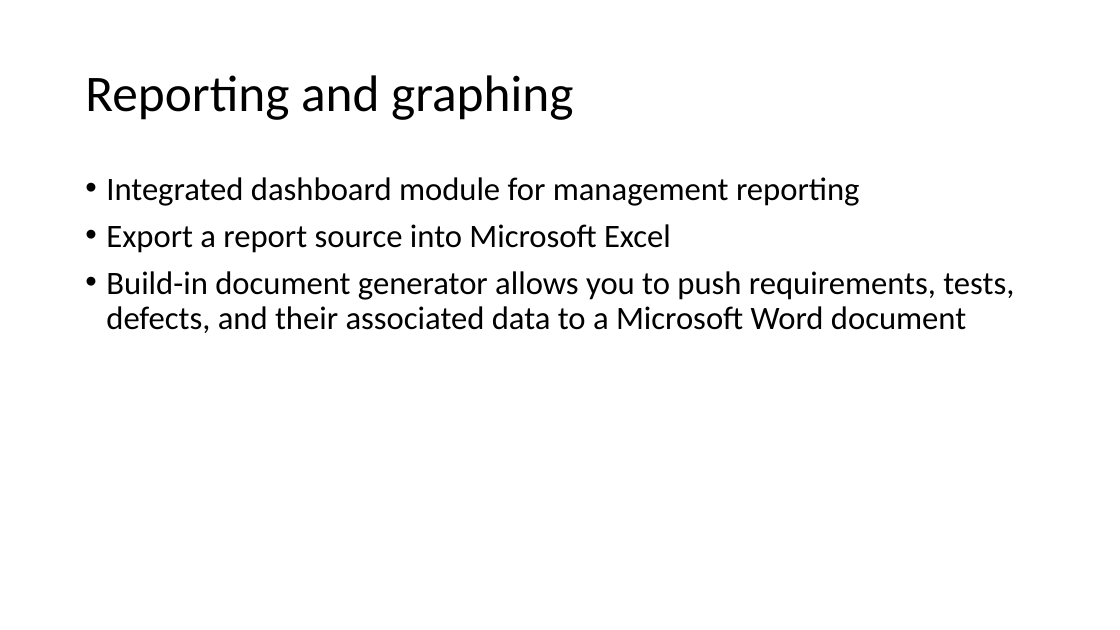
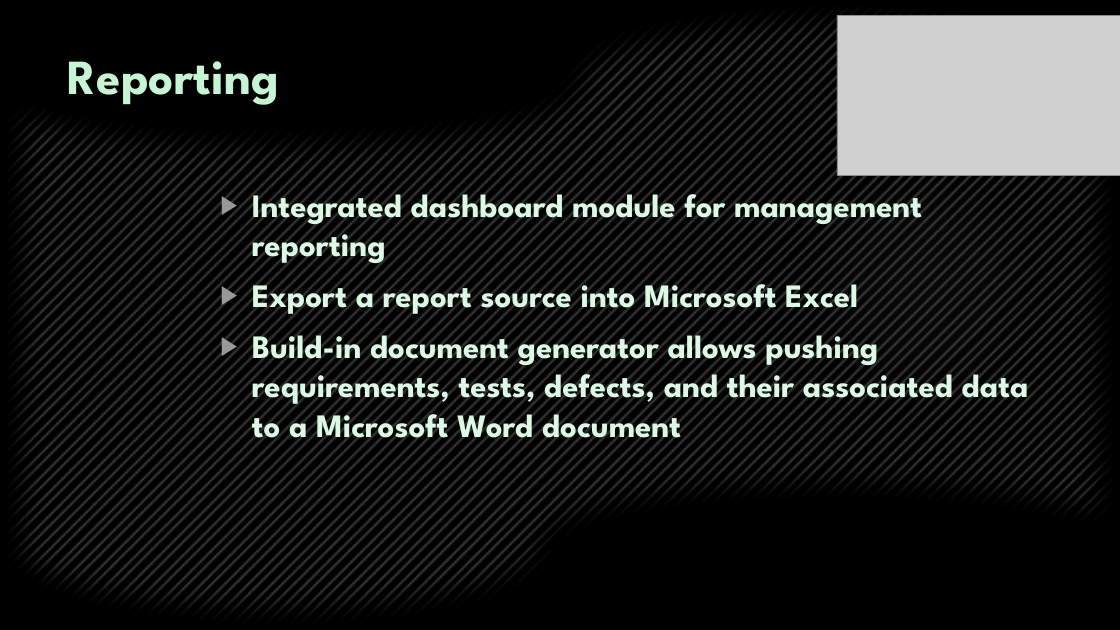
Before and after one commit to Team-Griffin-SQA-2015/Presentation-Preparations, a slide deck: slide 11 of 04. TestCaseManagementSystem defense - 27.11.15/HP Quality Center.pptx. Drawn at 1120x630 pixels with LibreOffice and Linux fonts; fonts in the diff are those of the drawing; grey boxes stand for pictures; background and template pictures are left out. Boxes give left, top, right and bottom in pixels: in the first picture for what was removed or moved away, otherwise in the second. Text is boxed around its words. In the diff, an @@ line names an element or a change of style, - is before the commit and + after.

Commit message:
Modified presentation

```diff
--- a/04. TestCaseManagementSystem defense - 27.11.15/HP Quality Center.pptx
+++ b/04. TestCaseManagementSystem defense - 27.11.15/HP Quality Center.pptx
@@ background #FFFFFF to picture (left out) @@
@@ flow chart punched tape added at (0, 0, 1120, 630), fill pattern #4D4D4D on #000000 @@
@@ picture added at (837, 15, 1120, 176) @@
@@ title "Reporting" at (68, 61, 279, 105): vertical alignment middle to top @@
@@ title at (68, 61, 279, 105): text changed; size 44 to 42 pt; font Calibri to League Spartan; text colour #000000 to #C7F5D4; bold on @@
-Reporting and graphing
+Reporting
@@ ellipse added at (791, 154, 1049, 413), fill gradient #666666 @@
@@ text "Integrated dashboard module for management ...": place and size @@
-text "Integrated dashboard module for management ..." at (106, 177, 1014, 333)
+text "Integrated dashboard module for management ..." at (252, 184, 1029, 446)
@@ text at (252, 184, 922, 318): font Calibri to League Spartan, text colour #000000 to #DBF9E5, bold on in "Integrated dashboard module for management reporting", "Export a report source into Microsoft Excel"; bullet • to ▶; line spacing 0.9 to 1 @@
@@ text at (252, 327, 1029, 446): text changed; font Calibri to League Spartan; text colour #000000 to #DBF9E5; bold on @@
-• Build-in document generator allows you to push requirements, tests, defects, and their associated data to a Microsoft Word document
+▶ Build-in document generator allows pushing requirements, tests, defects, and their associated data to a Microsoft Word document
```
Also in this commit, not shown: 9 other slides changed, 1 slide added, 1 slide removed.
